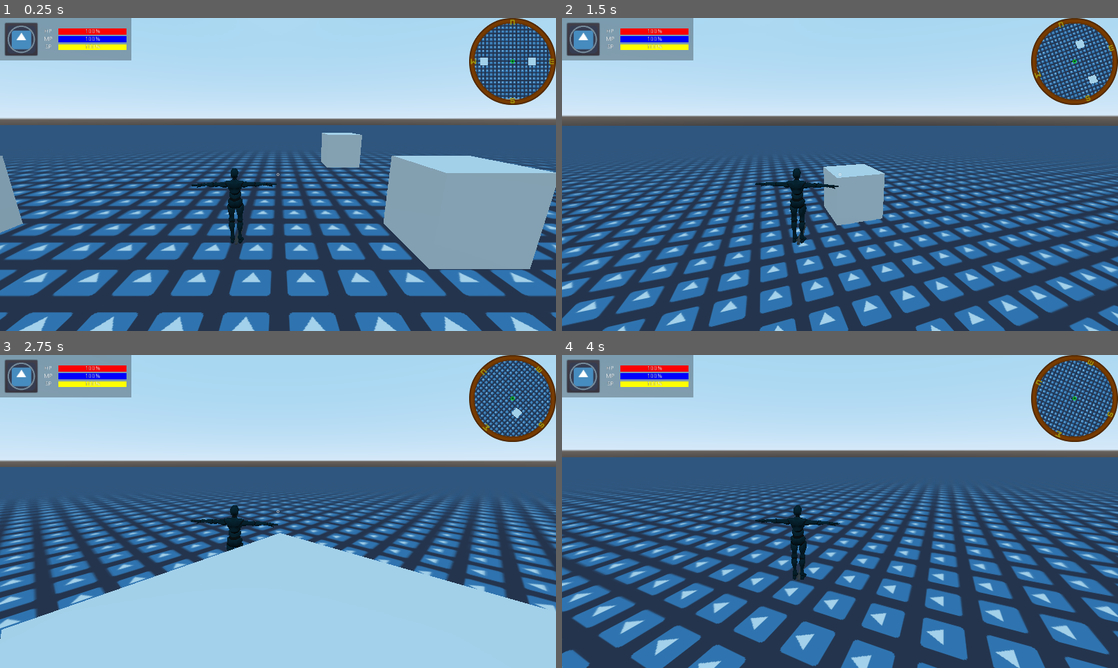
Above: before the commit, frames 1-4 (two rows, left to right).
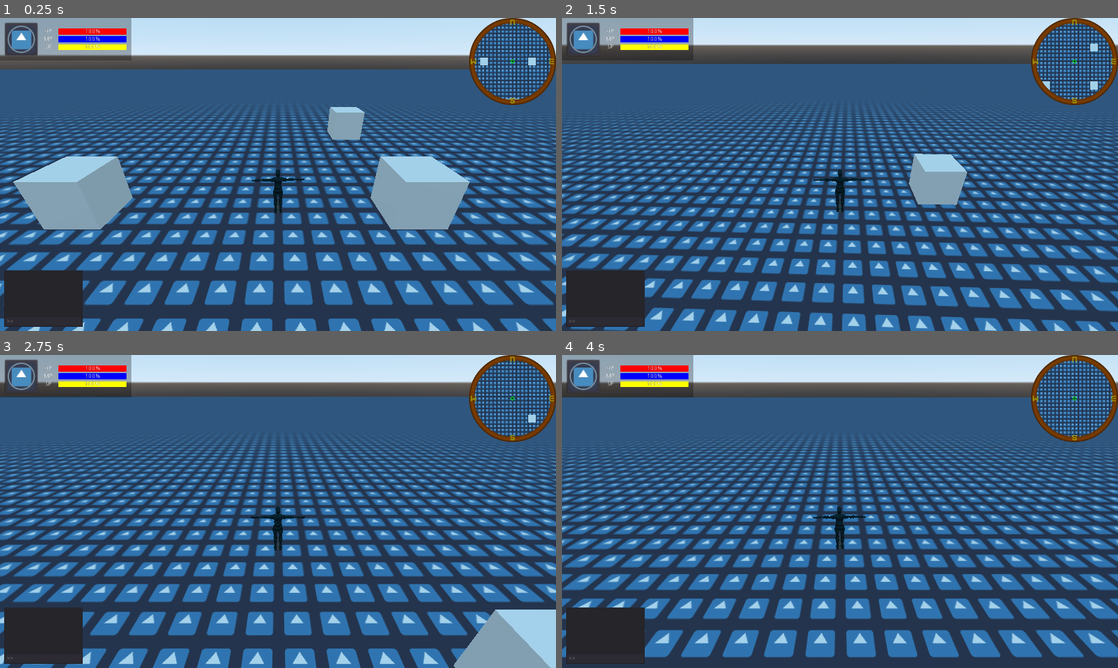
Above: after the commit, the same moments.

Repository: Emaleth/Aether_client
Game: Godot game, scene res://src/world/World.tscn
The game is run twice, just before and just after one commit, with the same random seed, the same clock (stepped at 60 frames per second) and the same inputs. The engine's default icon, where the game draws it, is replaced by a stand-in: a white triangle on a blue panel in a dark square.
Inputs (mouse positions are in pixels of both pictures, inside the frame that each line leads up to):
- Up to frame 1 (0.25 s): no input
- Up to frame 2 (1.5 s): move the mouse to (867, 174) at 0.52 s; hold Middle mouse button (pan) 0.53-1.28 s; hold W (move_forward) from 0.53 s (still down); click (867, 174) at 0.67 s; tap Space (jump) at 0.77, 1.07 s; right-click (867, 174) at 0.8 s; move the mouse to (812, 174) at 1.27 s; right-click (812, 174) at 1.35 s; click (812, 174) at 1.42 s
- Up to frame 3 (2.75 s): keep holding W (move_forward); tap Space (jump) at 1.52, 1.82 s; tap Mouse wheel up (zoom_in) at 1.55, 2.1 s; move the mouse to (289, 505) at 2.02 s; click (289, 505) at 2.17 s; tap Mouse wheel down (zoom_out) at 2.3 s
- Up to frame 4 (4 s): keep holding W (move_forward); move the mouse to (834, 517) at 2.77 s; tap Mouse wheel down (zoom_out) at 2.85 s; click (834, 517) at 2.92 s; tap Space (jump) at 3.02, 3.05, 3.32, 3.6, 3.77 s; move the mouse to (878, 514) at 3.52 s; hold Middle mouse button (pan) from 3.53 s (still down); click (878, 514) at 3.67 s

The runs differ from the first frame. In frame 1, 71% of the frame differs, in the area x 0-100%, y 3-100%; in frame 2, 73%; in frame 3, 83%, in the area x 0-100%, y 0-100%; in frame 4, 72%.

Commit message:
chatbox mockup, actor fsm, minor fixes

Diff:
--- a/src/actors/Actor.gd
+++ b/src/actors/Actor.gd
@@ -1,16 +1,16 @@
 extends KinematicBody
 
-enum STANCE {NORMAL, COMBAT}
-enum STATE {IDLE, RUN, JUMP, FALL}
+enum STATE {IDLE, RUN, JUMP, FALL, DIE}
 
 var statistics : Dictionary = {
 	"speed" : 7,
-	"jump" : 12,
-	"acceleration" : 15
+	"jump_force" : 12,
+	"acceleration" : 15,
+	"deceleration" : 10
 }
 
 
-var animations = {
+var animations : Dictionary = {
 	"idle" : preload("res://assets/animations/2h_idle.anim"),
 	"run" : preload("res://assets/animations/2h_run.anim"),
 	"death" : preload("res://assets/animations/2h_death.anim"),
@@ -76,41 +76,111 @@
 
 var inventory : Array = []
 # INTERNAL WORKING STUFF
+var state = null
 var model
 var velocity = Vector3()
 var gravity_vec = Vector3()
 var direction = Vector3()
+var jumping = false
+var falling = false
 var rot_direction : int
 var gui : CanvasLayer
 var turn_speed : float = 3.0
-var weight = 3
 
 onready var gravity = ProjectSettings.get("physics/3d/default_gravity")
 onready var anim_player : AnimationPlayer
+onready var attack_area = $AttackArea
+onready var attack_ray = $AttackRay
 
 
 func _ready() -> void:
+	gravity *= 3 # gravity multiplier
+	# HALT PROCESSING
 	set_process(false)
 	set_physics_process(false)
+	# SET INITIAL STATE
+	state = STATE.IDLE
 
 func _physics_process(delta: float) -> void:
-	rotate_me(delta)
-	move_and_slide(calculate_velocity(delta) + calculate_gravity(delta), Vector3.UP)
-	if anim_player: # FIXME (rework as to not call in process if possible)
-		anim_fsm()
+	finite_state_machine(delta)
+
+func finite_state_machine(delta: float) -> void:
+	match state:
+		STATE.IDLE:
+			anim_player.play("idle")
+			gravity_vec = (get_floor_normal() * -1) * gravity
+			velocity = velocity.linear_interpolate(Vector3.ZERO, statistics.deceleration * delta)
+
+			if direction != Vector3.ZERO:
+				state = STATE.RUN
+			if jumping == true:
+				state = STATE.JUMP
+			if  not is_on_floor():
+				state = STATE.FALL
+			if resources.health.current <= 0:
+				state = STATE.DIE
+
+		STATE.RUN:
+			anim_player.play("run")
+			gravity_vec = (get_floor_normal() * -1) * gravity
+			velocity = velocity.linear_interpolate(direction * statistics.speed, statistics.acceleration * delta)
+
+			if direction == Vector3.ZERO:
+				state = STATE.IDLE
+			if jumping == true:
+				state = STATE.JUMP
+			if not is_on_floor():
+				state = STATE.FALL
+			if resources.health.current <= 0:
+				state = STATE.DIE
+
+		STATE.JUMP:
+			anim_player.play("jump")
+			velocity = velocity.linear_interpolate(direction * statistics.speed, statistics.deceleration * delta)
+			if jumping == true:
+				gravity_vec = Vector3.UP * statistics.jump_force
+				jumping = false
+			else:
+				gravity_vec += Vector3.DOWN * gravity * delta
+
+			if gravity_vec < Vector3.ZERO:
+				state = STATE.FALL
+
+		STATE.FALL:
+			anim_player.play("idle")
+			gravity_vec += Vector3.DOWN * gravity * delta
+			velocity = velocity.linear_interpolate(direction * statistics.speed, statistics.deceleration * delta)
+			if is_on_floor():
+				state = STATE.IDLE
+
+		STATE.DIE:
+			anim_player.play("die")
+			gravity_vec = Vector3.DOWN * gravity
+			velocity = velocity.linear_interpolate(Vector3.ZERO, statistics.deceleration * delta)
+
+
+	rotate_y(delta * sign(rot_direction) * turn_speed)
+	move_and_slide(velocity + gravity_vec, Vector3.UP, true)
 
 func conf():
+	# GET 3D MODEL
 	model = model.instance()
 	add_child(model)
 	model.rotate_y(deg2rad(180))
+	# CREATE BONE ATTACHMENT NODES
+	for i in equipment:
+		for s in equipment.get(i).bone:
+			equipment.get(i).slot = BoneAttachment.new()
+			model.add_child(equipment.get(i).slot)
+			equipment.get(i).slot.bone_name = s
+	# GET ANIMATION PLAYER
 	anim_player = model.find_node("AnimationPlayer")
-	load_animations()
+	# LOAD ANIMATIONS
+	for i in animations:
+		anim_player.add_animation(i, animations.get(i))
+	# RESTART PROCESSING
 	set_process(true)
 	set_physics_process(true)
-
-func load_animations() -> void:
-	for i in animations:
-		anim_player.add_animation(i, animations.get(i))
 
 func modify_resource(resource : String, amount : int) -> void:
 	resources[resource] += amount
@@ -118,60 +188,7 @@
 func hurt(amount) -> void:
 	modify_resource("health", amount)
 
-func calculate_velocity(delta):
-	velocity = velocity.linear_interpolate(direction * statistics.speed, statistics.acceleration * delta)
-	direction = Vector3.ZERO
-	return velocity
-
-func anim_fsm() -> void:
-	if velocity.z < -0.1:
-		anim_player.play("run")
-	elif velocity.z > 0.1:
-		anim_player.play_backwards("run")
-	elif velocity.x < -0.1:
-		anim_player.play("strafe")
-	elif velocity.x > 0.1:
-		anim_player.play_backwards("strafe")
-#	elif gravity_vec.y < -0.1:
-#		anim_player.play_backwards("jump")
-	elif gravity_vec.y > 0.1:
-		anim_player.play("jump")
-	else:
-		anim_player.play("idle")
-
-func calculate_gravity(delta):
-	if is_on_floor():
-		gravity_vec = Vector3.DOWN * gravity * delta * weight
-	else:
-		gravity_vec += Vector3.DOWN * gravity * delta * weight
-	if Input.is_action_just_pressed("jump") and is_on_floor():
-		gravity_vec = Vector3.UP * statistics.jump
-	return gravity_vec
-
-func conf_gui(gui_node : CanvasLayer) -> void:
-	gui = gui_node
-	gui.get_node("Progress").health_bar.conf(tr("00006"), resources.health.maximum, resources.health.current, Color(1, 0, 0, 1))
-	gui.get_node("Progress").mana_bar.conf(tr("00008"), resources.mana.maximum, resources.mana.current, Color(0, 0, 1, 1))
-	gui.get_node("Progress").stamina_bar.conf(tr("00010"), resources.stamina.maximum, resources.stamina.current, Color(1, 1, 0, 1))
-
-
-func rotate_me(delta) -> void:
-	rotate_y(delta * sign(rot_direction) * turn_speed)
-	rot_direction = 0
-
-func create_bone_attachments():
-	for i in equipment:
-		for s in equipment.get(i).bone:
-			equipment.get(i).slot = BoneAttachment.new()
-			model.add_child(equipment.get(i).slot)
-			equipment.get(i).slot.bone_name = s
-
-# get test items
-	var sword = (preload("res://assets/model/weapons/sword.fbx")).instance()
-	equipment.mainhand.slot.add_child(sword)
-	sword.rotate_x(deg2rad(-90))
-	sword.rotate_y(deg2rad(180))
-
-#	var sword2 = (preload("res://assets/model/weapons/sword.fbx")).instance()
-#	equipment.offhand.slot.add_child(sword2)
-#	sword2.rotate_x(deg2rad(-90))
+func equip_item(item) -> void:
+	equipment.mainhand.slot.add_child(item)
+	item.rotate_x(deg2rad(-90))
+	item.rotate_y(deg2rad(180))
--- a/src/actors/Actor.tscn
+++ b/src/actors/Actor.tscn
@@ -1,10 +1,12 @@
-[gd_scene load_steps=4 format=2]
+[gd_scene load_steps=5 format=2]
 
 [ext_resource path="res://src/actors/Actor.gd" type="Script" id=1]
 [ext_resource path="res://src/gui/w_minimap/MiniMapIndicator.tscn" type="PackedScene" id=2]
 
 [sub_resource type="CapsuleMesh" id=1]
 radius = 0.4
+
+[sub_resource type="SphereShape" id=2]
 
 [node name="Actor" type="KinematicBody"]
 script = ExtResource( 1 )
@@ -15,3 +17,18 @@
 material/0 = null
 
 [node name="MiniMapIndicator" parent="." instance=ExtResource( 2 )]
+transform = Transform( 1, 0, 0, 0, -1.62921e-07, 1, 0, -1, -1.62921e-07, 0, 11, 0 )
+
+[node name="AttackRay" type="RayCast" parent="."]
+enabled = true
+cast_to = Vector3( 0, 0, -1 )
+
+[node name="AttackArea" type="Area" parent="."]
+input_ray_pickable = false
+monitorable = false
+
+[node name="CollisionShape" type="CollisionShape" parent="AttackArea"]
+shape = SubResource( 2 )
+
+[node name="IDLabel" type="Sprite3D" parent="."]
+transform = Transform( 1, 0, 0, 0, 1, 0, 0, 0, 1, 0, 2.16564, 0 )
--- a/src/actors/player/Player.gd
+++ b/src/actors/player/Player.gd
@@ -2,32 +2,32 @@
 
 onready var minimap_camera_remote_transform : RemoteTransform = $MiniMapCameraRT
 
+
 func _ready() -> void:
-	Input.set_use_accumulated_input(false)
+#	Input.set_use_accumulated_input(false)
 	model = preload("res://assets/model/actors/ybot.fbx")
 	$Debug.queue_free()
 	conf()
-	conf_gui($GUI)
-	minimap_camera_remote_transform.remote_path = $GUI/MiniMap/MarginContainer/ViewportContainer/Viewport/MiniMapCamera.get_path()
-	create_bone_attachments()
+	$GUI.conf(resources, minimap_camera_remote_transform)
+	equip_item((preload("res://assets/model/weapons/sword.fbx")).instance())
 
 func _process(delta: float) -> void:
 	get_input()
 	$GUI.nesw.rect_rotation = rotation_degrees.y
 
 func get_input():
+	direction = Vector3.ZERO
 	direction += (Input.get_action_strength("move_backward") - Input.get_action_strength("move_forward")) * transform.basis.z
 	direction += (Input.get_action_strength("move_right") - Input.get_action_strength("move_left")) * transform.basis.x
 	direction = direction.normalized()
 
-	rot_direction += (Input.get_action_strength("turn_left") - Input.get_action_strength("turn_right"))
+	rot_direction = (Input.get_action_strength("turn_left") - Input.get_action_strength("turn_right"))
 
 	if Input.is_action_just_pressed("jump") and is_on_floor():
-		gravity_vec = Vector3.UP * statistics.jump
+		jumping = true
 
 func _unhandled_input(event: InputEvent) -> void:
-	if Input.get_mouse_mode() == Input.MOUSE_MODE_CAPTURED:
-		if not Input.is_action_pressed("pan"):
-			if event is InputEventMouseMotion:
-				if abs(event.relative.x) > .1:
-					rotate_y(-event.relative.x * 0.005)
+	if Input.is_action_pressed("secondary_action"):
+		if event is InputEventMouseMotion:
+			if abs(event.relative.x) > .1:
+				rotate_y(-event.relative.x * 0.005)
--- a/src/camera/CameraRig.gd
+++ b/src/camera/CameraRig.gd
@@ -1,40 +1,39 @@
 extends SpringArm
 
-var max_zoom : int = 7
-var min_zoom : int = 2
-var def_zoom : int = 5
+var max_zoom : int = 10
+var min_zoom : int = 1
+var def_zoom : int = 8
 var zoom_sensibility : float = 0.2
 var pan_sensibility : float = 0.002
 var pan_deadzone : float = 0.1
 var pan_return_speed : float = 10
 var cur_rot_x : float
-var def_rot_x : float = deg2rad(-15)
+var def_rot_x : float = deg2rad(-30)
 
 
 func _ready() -> void:
 	cur_rot_x = def_rot_x
 	spring_length = def_zoom
-	Input.set_mouse_mode(Input.MOUSE_MODE_CAPTURED)
 
 func _unhandled_input(event: InputEvent) -> void:
-	if Input.get_mouse_mode() == Input.MOUSE_MODE_CAPTURED:
-	### ZOOM ###
-		if Input.is_action_just_pressed("zoom_in"):
-			spring_length -= zoom_sensibility
-		elif Input.is_action_just_pressed("zoom_out"):
-			spring_length += zoom_sensibility
-		spring_length = clamp(spring_length, min_zoom, max_zoom)
+### ZOOM ###
+	if Input.is_action_just_pressed("zoom_in"):
+		spring_length -= zoom_sensibility
+	elif Input.is_action_just_pressed("zoom_out"):
+		spring_length += zoom_sensibility
+	spring_length = clamp(spring_length, min_zoom, max_zoom)
 
-	### PAN ###
-		if Input.is_action_pressed("pan"):
-			if event is InputEventMouseMotion:
-				if abs(event.relative.y) > pan_deadzone:
-					rotation.x -= event.relative.y * pan_sensibility
-					rotation.x = clamp(rotation.x, deg2rad(-80), deg2rad(80))
-				if abs(event.relative.x) > pan_deadzone:
-					rotation.y -= event.relative.x * pan_sensibility
-	### MOVE ###
-		else:
+### PAN ###
+	if Input.is_action_pressed("pan") && not Input.is_action_pressed("secondary_action"):
+		if event is InputEventMouseMotion:
+			if abs(event.relative.y) > pan_deadzone:
+				rotation.x -= event.relative.y * pan_sensibility
+				rotation.x = clamp(rotation.x, deg2rad(-80), deg2rad(80))
+			if abs(event.relative.x) > pan_deadzone:
+				rotation.y -= event.relative.x * pan_sensibility
+### MOVE ###
+	else:
+		if Input.is_action_pressed("secondary_action"):
 			if event is InputEventMouseMotion:
 				if abs(event.relative.y) > pan_deadzone:
 					rotation.x -= event.relative.y * pan_sensibility
@@ -43,6 +42,11 @@
 
 
 func _process(delta: float) -> void:
+	if Input.is_action_pressed("pan") || Input.is_action_pressed("secondary_action"):
+		Input.set_mouse_mode(Input.MOUSE_MODE_CAPTURED)
+	else:
+		Input.set_mouse_mode(Input.MOUSE_MODE_VISIBLE)
+
 	if Input.is_action_pressed("pan"):
 		return
 	else:
--- a/src/camera/CameraRig.tscn
+++ b/src/camera/CameraRig.tscn
@@ -6,6 +6,5 @@
 script = ExtResource( 1 )
 
 [node name="Camera" type="Camera" parent="."]
-h_offset = 1.0
 current = true
 near = 0.01
--- a/src/gui/GUI.gd
+++ b/src/gui/GUI.gd
@@ -8,15 +8,18 @@
 		if $MiniMap.visible == true:
 			$MiniMap.hide()
 			$Map.show()
-			Input.set_mouse_mode(Input.MOUSE_MODE_VISIBLE)
 		else:
 			$MiniMap.show()
 			$Map.hide()
-			Input.set_mouse_mode(Input.MOUSE_MODE_CAPTURED)
 	if Input.is_action_just_pressed("inventory"):
 		if $Inventory.visible == false:
 			$Inventory.show()
-			Input.set_mouse_mode(Input.MOUSE_MODE_VISIBLE)
 		else:
 			$Inventory.hide()
-			Input.set_mouse_mode(Input.MOUSE_MODE_CAPTURED)
+
+func conf(resources, minimap_camera_remote_transform):
+	$Progress.health_bar.conf(tr("00006"), resources.health.maximum, resources.health.current, Color(1, 0, 0, 1))
+	$Progress.mana_bar.conf(tr("00008"), resources.mana.maximum, resources.mana.current, Color(0, 0, 1, 1))
+	$Progress.stamina_bar.conf(tr("00010"), resources.stamina.maximum, resources.stamina.current, Color(1, 1, 0, 1))
+
+	minimap_camera_remote_transform.remote_path = $MiniMap/MarginContainer/ViewportContainer/Viewport/MiniMapCamera.get_path()
--- a/src/gui/GUI.tscn
+++ b/src/gui/GUI.tscn
@@ -3,7 +3,7 @@
 [ext_resource path="res://src/gui/GUI.gd" type="Script" id=1]
 [ext_resource path="res://src/gui/w_progress/Progress.tscn" type="PackedScene" id=2]
 [ext_resource path="res://src/gui/w_minimap/MiniMap.tscn" type="PackedScene" id=3]
-[ext_resource path="res://src/gui/crosshair/Crosshair.tscn" type="PackedScene" id=4]
+[ext_resource path="res://src/gui/chatbox/ChatBox.tscn" type="PackedScene" id=4]
 [ext_resource path="res://src/gui/w_base/inventory/Inventory.tscn" type="PackedScene" id=5]
 [ext_resource path="res://src/gui/map/Map.tscn" type="PackedScene" id=6]
 
@@ -43,7 +43,7 @@
 margin_right = -276.016
 margin_bottom = -178.409
 
-[node name="Crosshair" parent="." instance=ExtResource( 4 )]
-
 [node name="Map" parent="." instance=ExtResource( 6 )]
 visible = false
+
+[node name="ChatBox" parent="." instance=ExtResource( 4 )]
--- /dev/null
+++ b/src/gui/chatbox/ChatBox.tscn
@@ -0,0 +1,45 @@
+[gd_scene format=2]
+
+[node name="ChatBox" type="MarginContainer"]
+anchor_top = 1.0
+anchor_bottom = 1.0
+margin_top = -150.0
+margin_right = 200.0
+custom_constants/margin_right = 10
+custom_constants/margin_top = 10
+custom_constants/margin_left = 10
+custom_constants/margin_bottom = 10
+__meta__ = {
+"_edit_use_anchors_": false
+}
+
+[node name="Panel" type="Panel" parent="."]
+margin_left = 10.0
+margin_top = 10.0
+margin_right = 190.0
+margin_bottom = 140.0
+__meta__ = {
+"_edit_use_anchors_": false
+}
+
+[node name="VBoxContainer" type="VBoxContainer" parent="Panel"]
+anchor_right = 1.0
+anchor_bottom = 1.0
+size_flags_horizontal = 3
+size_flags_vertical = 3
+__meta__ = {
+"_edit_use_anchors_": false
+}
+
+[node name="Label" type="Label" parent="Panel/VBoxContainer"]
+margin_right = 180.0
+margin_bottom = 102.0
+size_flags_horizontal = 3
+size_flags_vertical = 3
+size_flags_stretch_ratio = 9.0
+
+[node name="LineEdit" type="LineEdit" parent="Panel/VBoxContainer"]
+margin_top = 106.0
+margin_right = 180.0
+margin_bottom = 130.0
+placeholder_text = ">>"
--- a/src/gui/crosshair/Crosshair.gd
+++ /dev/null
@@ -1,16 +0,0 @@
-extends CenterContainer
-
-onready var crosshair : TextureRect = $TextureRect
-
-
-func _unhandled_input(event: InputEvent) -> void:
-	if Input.is_action_just_pressed("pan"):
-		crosshair.hide()
-	if Input.is_action_just_released("pan"):
-		crosshair.show()
-
-	if Input.is_action_just_pressed("ui_cancel"):
-		if Input.get_mouse_mode() == Input.MOUSE_MODE_CAPTURED:
-			Input.set_mouse_mode(Input.MOUSE_MODE_VISIBLE)
-		elif Input.get_mouse_mode() == Input.MOUSE_MODE_VISIBLE:
-			Input.set_mouse_mode(Input.MOUSE_MODE_CAPTURED)
--- a/src/gui/crosshair/Crosshair.tscn
+++ /dev/null
@@ -1,30 +0,0 @@
-[gd_scene load_steps=3 format=2]
-
-[ext_resource path="res://assets/texture/ch_default.png" type="Texture" id=1]
-[ext_resource path="res://src/gui/crosshair/Crosshair.gd" type="Script" id=2]
-
-[node name="Crosshair" type="CenterContainer"]
-anchor_right = 1.0
-anchor_bottom = 1.0
-mouse_filter = 2
-size_flags_horizontal = 3
-size_flags_vertical = 3
-script = ExtResource( 2 )
-__meta__ = {
-"_edit_use_anchors_": false
-}
-
-[node name="TextureRect" type="TextureRect" parent="."]
-margin_left = 624.0
-margin_top = 344.0
-margin_right = 656.0
-margin_bottom = 376.0
-rect_min_size = Vector2( 32, 32 )
-rect_pivot_offset = Vector2( 16, 16 )
-mouse_filter = 2
-texture = ExtResource( 1 )
-expand = true
-stretch_mode = 5
-__meta__ = {
-"_edit_use_anchors_": false
-}
--- a/src/gui/w_minimap/MiniMap.gd
+++ b/src/gui/w_minimap/MiniMap.gd
@@ -15,3 +15,9 @@
 	east.rect_position = Vector2(compass.rect_size.x - 20, compass.rect_size.y / 2 - 10)
 	south.rect_position = Vector2(compass.rect_size.x / 2 - 10, compass.rect_size.y - 20)
 	west.rect_position = Vector2(0, compass.rect_size.y / 2 - 10)
+
+
+func _on_ViewportContainer_gui_input(event: InputEvent) -> void:
+	if event is InputEventMouseButton:
+		if event.button_index == 1:
+			Input.action_press("map")
--- a/src/gui/w_minimap/MiniMap.tscn
+++ b/src/gui/w_minimap/MiniMap.tscn
@@ -16,6 +16,7 @@
 anchor_right = 1.0
 margin_left = -200.0
 margin_bottom = 200.0
+mouse_filter = 2
 size_flags_horizontal = 4
 size_flags_vertical = 4
 custom_styles/panel = SubResource( 1 )
@@ -27,6 +28,7 @@
 [node name="MarginContainer" type="MarginContainer" parent="."]
 margin_right = 200.0
 margin_bottom = 200.0
+mouse_filter = 2
 custom_constants/margin_right = 10
 custom_constants/margin_top = 10
 custom_constants/margin_left = 10
@@ -54,6 +56,7 @@
 self_modulate = Color( 1, 0.419608, 0, 1 )
 margin_right = 200.0
 margin_bottom = 200.0
+mouse_filter = 2
 size_flags_horizontal = 3
 size_flags_vertical = 3
 texture = ExtResource( 7 )
@@ -65,6 +68,7 @@
 grow_horizontal = 2
 grow_vertical = 2
 rect_pivot_offset = Vector2( 100, 100 )
+mouse_filter = 2
 size_flags_horizontal = 3
 size_flags_vertical = 3
 
@@ -75,6 +79,7 @@
 margin_right = 110.0
 margin_bottom = 110.0
 rect_min_size = Vector2( 20, 20 )
+mouse_filter = 2
 size_flags_horizontal = 12
 size_flags_vertical = 12
 texture = ExtResource( 4 )
@@ -92,6 +97,7 @@
 margin_bottom = 110.0
 rect_min_size = Vector2( 20, 20 )
 rect_pivot_offset = Vector2( 10, 10 )
+mouse_filter = 2
 size_flags_horizontal = 12
 size_flags_vertical = 12
 texture = ExtResource( 6 )
@@ -106,6 +112,7 @@
 margin_bottom = 110.0
 rect_min_size = Vector2( 20, 20 )
 rect_pivot_offset = Vector2( 10, 10 )
+mouse_filter = 2
 size_flags_horizontal = 12
 size_flags_vertical = 12
 texture = ExtResource( 5 )
@@ -120,8 +127,10 @@
 margin_bottom = 110.0
 rect_min_size = Vector2( 20, 20 )
 rect_pivot_offset = Vector2( 10, 10 )
+mouse_filter = 2
 size_flags_horizontal = 12
 size_flags_vertical = 12
 texture = ExtResource( 3 )
 expand = true
 stretch_mode = 1
+[connection signal="gui_input" from="MarginContainer/ViewportContainer" to="." method="_on_ViewportContainer_gui_input"]
--- a/src/gui/w_minimap/MiniMapIndicator.tscn
+++ b/src/gui/w_minimap/MiniMapIndicator.tscn
@@ -1,8 +1,6 @@
 [gd_scene load_steps=4 format=2]
 
 [ext_resource path="res://assets/texture/ch_default.png" type="Texture" id=1]
-
-
 
 [sub_resource type="QuadMesh" id=1]
 size = Vector2( 0.5, 0.5 )
@@ -15,6 +13,6 @@
 albedo_texture = ExtResource( 1 )
 
 [node name="MiniMapIndicator" type="MeshInstance"]
-transform = Transform( 1, 0, 0, 0, -1.62921e-07, 1, 0, -1, -1.62921e-07, 0, 7, 0 )
+transform = Transform( 1, 0, 0, 0, -1.62921e-07, 1, 0, -1, -1.62921e-07, 0, 10, 0 )
 mesh = SubResource( 1 )
 material/0 = SubResource( 2 )
Binary file added: assets/texture/sword..png
Not shown, added: assets/texture/sword..png.import
